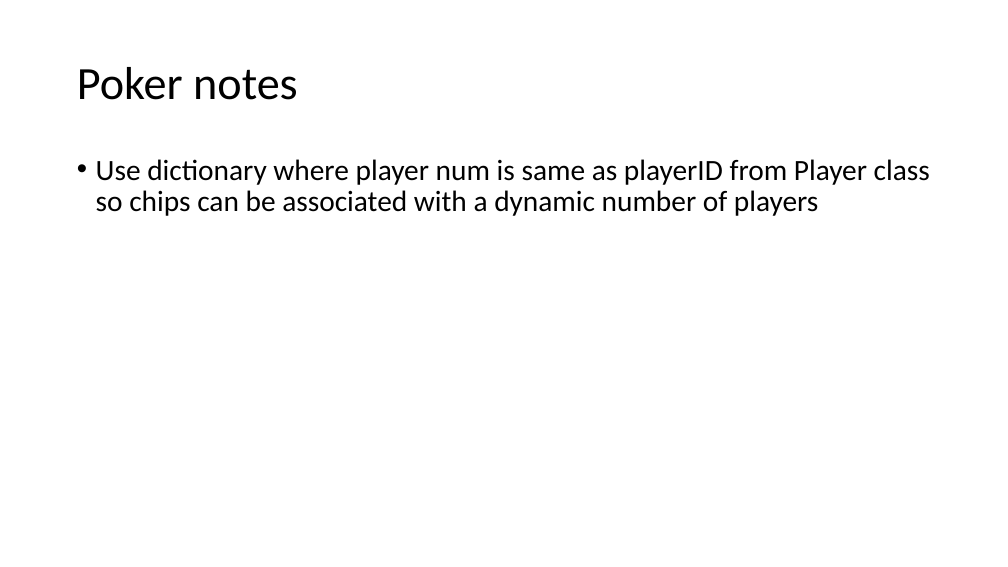
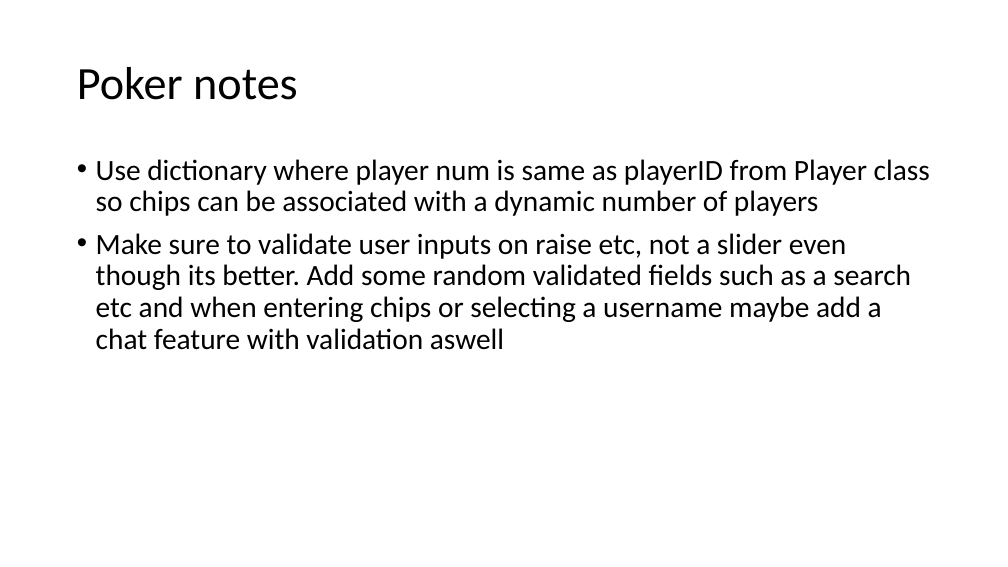
Before and after one commit to curtben1/actualCoursework, a slide deck: slide 16 of dev log.pptx. Drawn at 1008x567 pixels with LibreOffice and Linux fonts; fonts in the diff are those of the drawing. Boxes give left, top, right and bottom in pixels: in the first picture for what was removed or moved away, otherwise in the second. Text is boxed around its words. In the diff, an @@ line names an element or a change of style, - is before the commit and + after.

```diff
--- a/dev log.pptx
+++ b/dev log.pptx
@@ text at (96,233,911,350): paragraph added @@
+• Make sure to validate user inputs on raise etc, not a slider even though its better. Add some random validated fields such as a search etc and when entering chips or selecting a username maybe add a chat feature with validation aswell
```
Also in this commit, not shown: 7 slides added, 1 other file.
